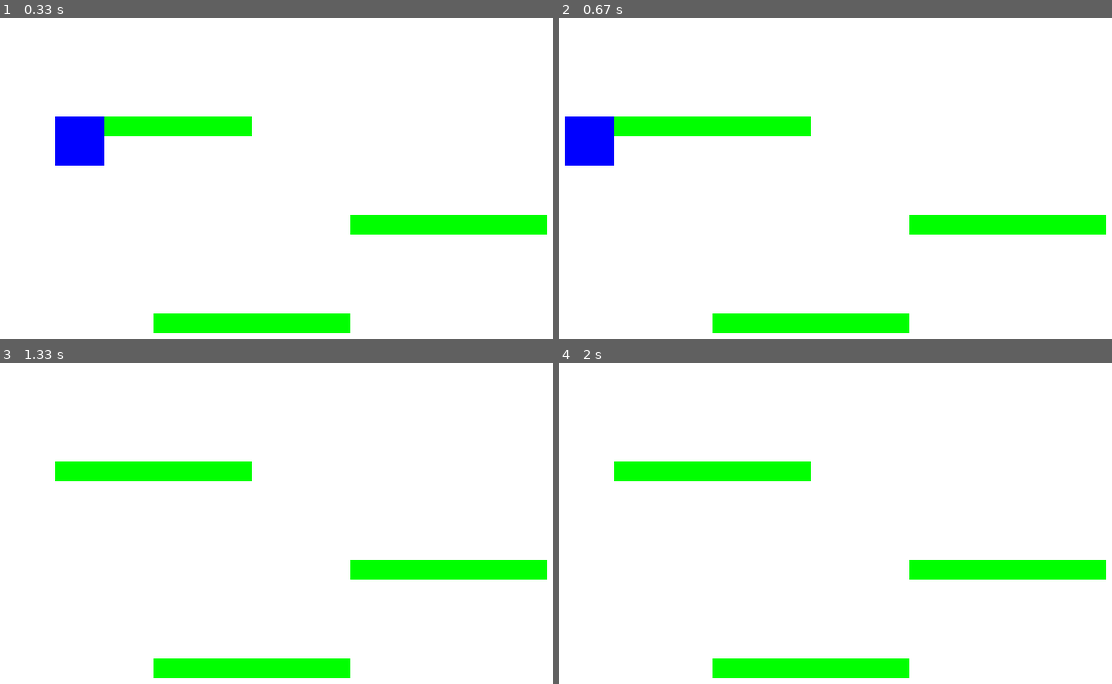
Above: before the commit, frames 1-4 (two rows, left to right).
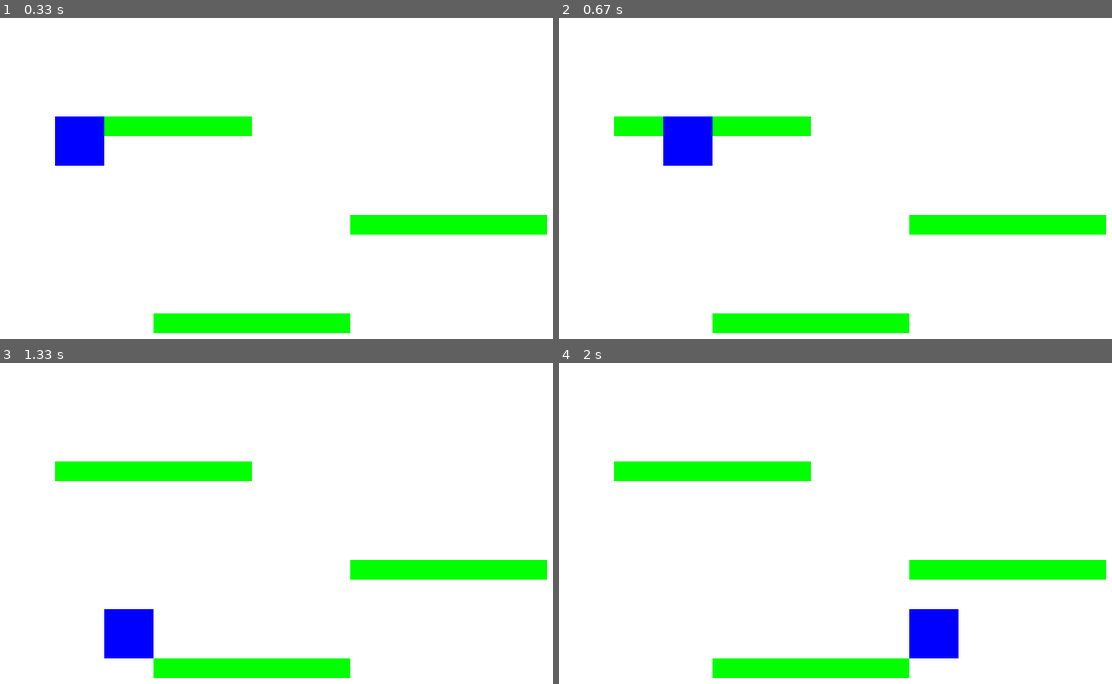
Above: after the commit, the same moments.

Repository: ostromann/chat-gpt-pygame
Game: pygame game, started from main.py
The game is run twice, just before and just after one commit, with the same random seed, the same clock (stepped at 60 frames per second) and the same inputs.
Inputs:
- Up to frame 1 (0.33 s): no input
- Up to frame 2 (0.67 s): hold Right from 0.33 s (still down)
- Up to frame 3 (1.33 s): release Right at 0.8 s; hold Up 0.83-1.13 s
- Up to frame 4 (2 s): hold Left from 1.67 s (still down)

Frame 1 is identical in both runs. In frame 2, 2.7% of the frame differs, in the area x 1-28%, y 30-47%; in frame 3, 1.4%; in frame 4, 1.4%.

Commit message:
after sync

Diff:
--- a/main.py
+++ b/main.py
@@ -54,26 +54,21 @@
 
     # Check if the player is colliding with any platform
     for platform in platforms:
-        if (player.y + player.height > platform.y and
-            player.x + player.width > platform.x and
-                player.x < platform.x + platform.width):
-            # Adjust the player position to resolve the collision
-            if player.velocity[1] > 0:
-                # Collision from above
-                player.y = platform.y - player.height
-                player.velocity[1] = 0
-            elif player.velocity[1] < 0:
-                # Collision from below
-                player.y = platform.y + platform.height
-                player.velocity[1] = 0
-            elif player.velocity[0] > 0:
-                # Collision from left
-                player.x = platform.x - player.width
-                player.velocity[0] = 0
-            elif player.velocity[0] < 0:
-                # Collision from right
-                player.x = platform.x + platform.width
-                player.velocity[0] = 0
+        if player.velocity[1] < 0:
+            player.y = platform.y - player.height
+            player.velocity[1] = 0
+        elif player.velocity[1] < 0:
+            # Collision from below
+            player.y = platform.y + platform.height
+            player.velocity[1] = 0
+        elif player.velocity[0] > 0:
+            # Collision from left
+            player.x = platform.x - player.width
+            player.velocity[0] = 0
+        elif player.velocity[0] < 0:
+            # Collision from right
+            player.x = platform.x + platform.width
+            player.velocity[0] = 0
 
     # Check if the player fell outside the screen
     if player.y > window_size[1]:
